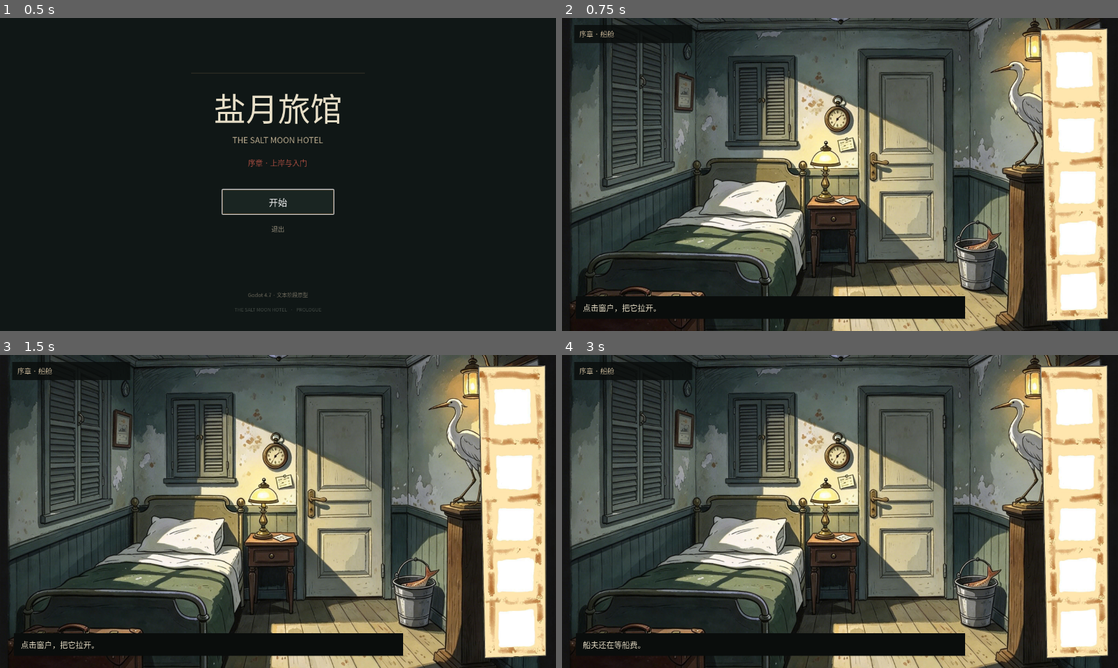
Above: before the commit, frames 1-4 (two rows, left to right).
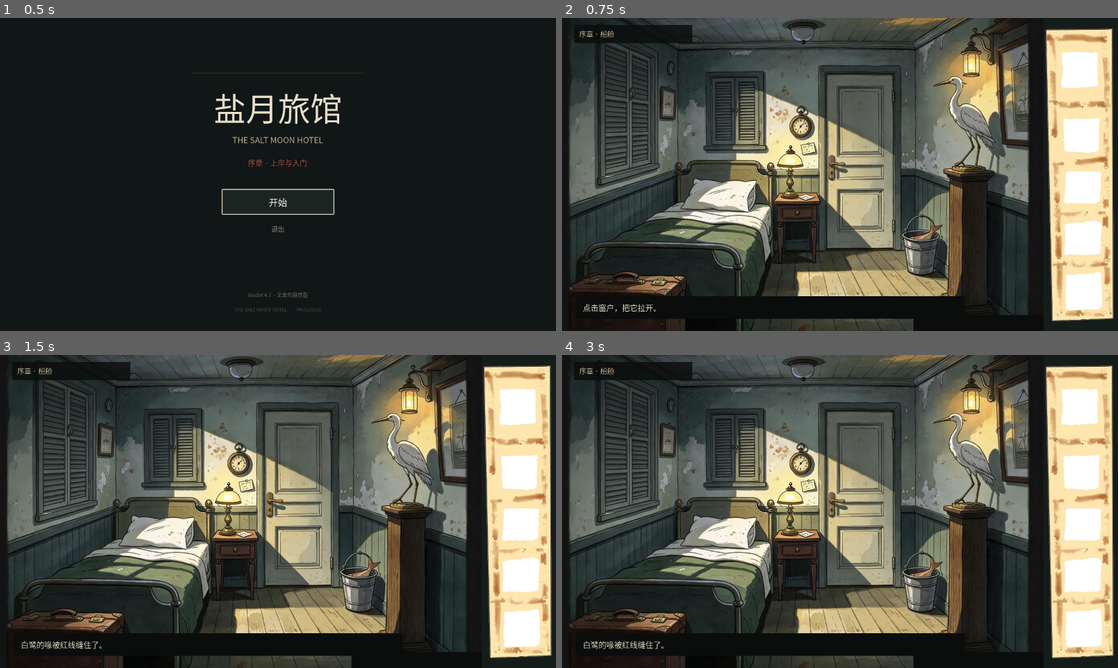
Above: after the commit, the same moments.

Repository: CorinJing/gugu_gaga
Game: Godot game, scene res://scenes/main.tscn
Two runs of this game, one before a commit and one after it. Both use one fixed random seed, a clock stepped at 60 frames per second and the inputs below.
Inputs (mouse positions are in pixels of both pictures, inside the frame that each line leads up to):
- Up to frame 1 (0.5 s): no input
- Up to frame 2 (0.75 s): click "开始" at 0.5 s
- Up to frame 3 (1.5 s): tap Enter at 1.25 s; move the mouse to (400, 495) at 1.27 s; click (400, 495) at 1.42 s
- Up to frame 4 (3 s): tap Space at 2 s; move the mouse to (728, 527) at 2.02 s; click (728, 527) at 2.17 s; tap Enter at 2.75 s; move the mouse to (895, 442) at 2.77 s; click (895, 442) at 2.92 s

Frame 1 is identical in both runs. In frame 2, 55% of the frame differs, in the area x 1-100%, y 0-100%; in frame 3, 56%; in frame 4, 56%.

Commit message:
fix: 道具栏独立右列并让画面自适应剩余区域

Diff:
--- a/scenes/ui/game_hud.tscn
+++ b/scenes/ui/game_hud.tscn
@@ -44,6 +44,13 @@
 mouse_filter = 2
 script = ExtResource("1_hud")
 
+[node name="InventoryColumn" type="ColorRect" parent="."]
+layout_mode = 0
+offset_right = 200.0
+offset_bottom = 720.0
+mouse_filter = 2
+color = Color(0.0823529, 0.113725, 0.105882, 1)
+
 [node name="InventoryPanel" type="TextureRect" parent="."]
 unique_name_in_owner = true
 layout_mode = 0
--- a/scripts/prologue/prologue_demo.gd
+++ b/scripts/prologue/prologue_demo.gd
@@ -133,10 +133,12 @@
 	if vp.x <= 1.0 or vp.y <= 1.0:
 		return
 
-	# Background covers the whole window; the inventory frame overlays the right edge.
-	var cover_scale: float = maxf(vp.x / 960.0, vp.y / 720.0)
+	# The game world owns the left area; the inventory column owns the right edge.
+	var column_w: float = clampf((vp.y - 40.0) * (381.0 / 1514.0), 170.0, 240.0)
+	var area := Rect2(0.0, 0.0, vp.x - column_w, vp.y)
+	var cover_scale: float = maxf(area.size.x / 960.0, area.size.y / 720.0)
 	var stage_size := Vector2(960.0, 720.0) * cover_scale
-	var stage_pos := (vp - stage_size) * 0.5
+	var stage_pos := area.position + (area.size - stage_size) * 0.5
 	stage.position = stage_pos
 	stage.scale = Vector2(cover_scale, cover_scale)
 
@@ -155,15 +157,11 @@
 		var tex := character.texture
 		var actual_w: float = character.size.y * float(tex.get_width()) / float(tex.get_height())
 
-		# Same panel geometry as GameHUD, so the character never hides behind it.
-		var ph: float = clampf(vp.y - 40.0, 480.0, 760.0)
-		var pw: float = ph * (381.0 / 1514.0)
-		var safe_right: float = vp.x - pw - 16.0
+		var safe_right: float = area.size.x - 16.0
 		var local_safe: float = (safe_right - stage_pos.x) / cover_scale
 		character.position.x = minf(base_x, maxf(8.0, local_safe - actual_w))
 
-		# Keep the full body above the prompt bar, even when cover-cropped vertically.
-		var ui_s: float = clampf(minf(vp.x / 1280.0, vp.y / 720.0), 0.68, 2.2)
+		var ui_s: float = clampf(minf(area.size.x / 960.0, vp.y / 720.0), 0.62, 2.2)
 		var prompt_screen: float = vp.y - 80.0 * ui_s
 		var top_local: float = maxf(0.0, -stage_pos.y) / cover_scale
 		var bottom_local: float = minf(stage_size.y, (prompt_screen - stage_pos.y) / cover_scale - 8.0)
--- a/scripts/ui/game_hud.gd
+++ b/scripts/ui/game_hud.gd
@@ -11,6 +11,7 @@
 const SLOT_CENTERS := [0.145, 0.367, 0.544, 0.715, 0.896]
 
 @onready var panel: TextureRect = %InventoryPanel
+@onready var inventory_column: ColorRect = $InventoryColumn
 @onready var slot_icons: Array[TextureRect] = [%Slot0Icon, %Slot1Icon, %Slot2Icon, %Slot3Icon, %Slot4Icon]
 @onready var slot_labels: Array[Label] = [%Slot0Label, %Slot1Label, %Slot2Label, %Slot3Label, %Slot4Label]
 @onready var prompt_label: Label = %PromptLabel
@@ -65,12 +66,14 @@
 
 func apply_layout(stage_rect: Rect2, viewport_size: Vector2, _sidebar_rect: Rect2) -> void:
 	var vp := viewport_size
-	var s: float = clampf(minf(vp.x / 1280.0, vp.y / 720.0), 0.68, 2.2)
+	var column_w: float = clampf((vp.y - 40.0) * (381.0 / 1514.0), 170.0, 240.0)
+	var column := Rect2(vp.x - column_w, 0.0, column_w, vp.y)
+	inventory_column.position = column.position
+	inventory_column.size = column.size
 
-	# Tall 1x5 frame, anchored to the far right edge.
-	var ph: float = clampf(vp.y - 40.0, 480.0, 760.0)
+	var ph: float = minf(column_w / (381.0 / 1514.0), vp.y - 20.0)
 	var pw: float = ph * (381.0 / 1514.0)
-	var panel_rect := Rect2(vp.x - pw - 12.0, (vp.y - ph) * 0.5, pw, ph)
+	var panel_rect := Rect2(column.position.x + (column_w - pw) * 0.5, (vp.y - ph) * 0.5, pw, ph)
 	panel.position = panel_rect.position
 	panel.size = panel_rect.size
 
@@ -86,11 +89,14 @@
 		slot_labels[i].size = rect.size
 		slot_labels[i].add_theme_font_size_override("font_size", icon_font)
 
-	var safe_right: float = panel_rect.position.x - 16.0
+	var safe_right: float = column.position.x - 16.0
+	var ui_w: float = maxf(1.0, safe_right)
+	var s: float = clampf(minf(ui_w / 960.0, vp.y / 720.0), 0.62, 2.2)
+
 	location_bg.position = Vector2(28.0 * s, 16.0 * s)
 	location_bg.size = Vector2(272.0, 42.0) * s
 	location_label.position = Vector2(40.0 * s, 24.0 * s)
-	location_label.size = Vector2(250.0, 32.0) * s
+	location_label.size = Vector2(minf(250.0, ui_w - 40.0), 32.0 * s)
 	location_label.add_theme_font_size_override("font_size", int(16.0 * s))
 
 	var prompt_y: float = vp.y - 80.0 * s
Not shown, changed: 更新日志.md
